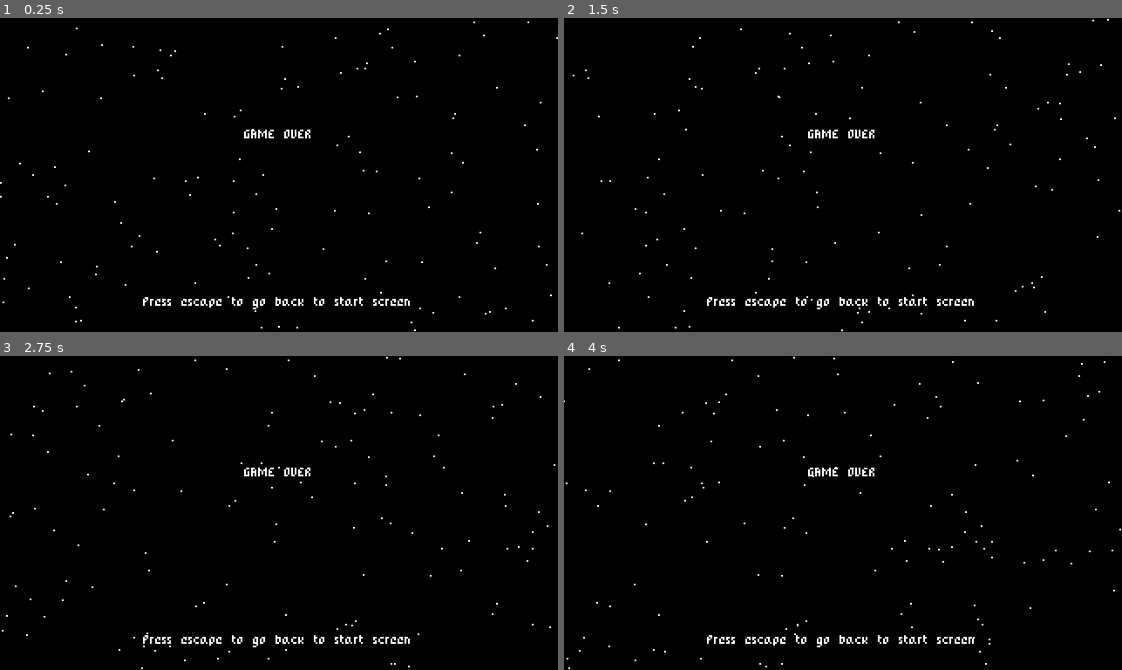
Above: before the commit, frames 1-4 (two rows, left to right).
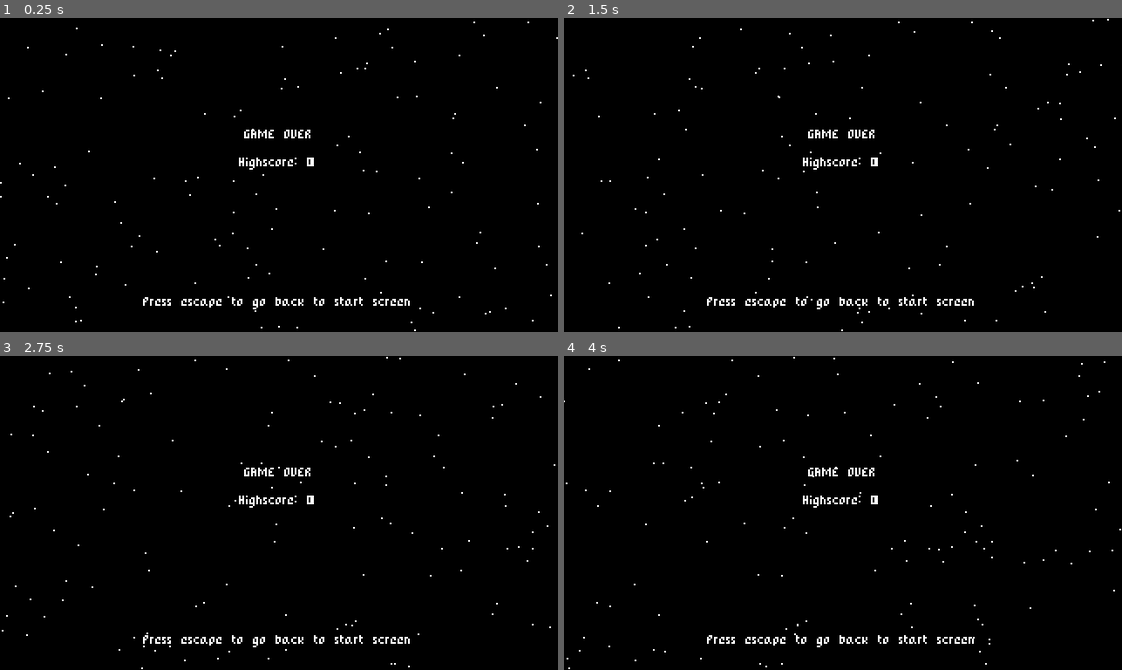
Above: after the commit, the same moments.

Repository: jonaskinnvall/space-shooter-godot-4
Game: Godot game, scene res://game_over_screen.tscn
Two runs of this game, one before a commit and one after it. Both use one fixed random seed, a clock stepped at 60 frames per second and the inputs below. This scene is started directly instead of the project's main scene.
Inputs:
- Up to frame 1 (0.25 s): no input
- Up to frame 2 (1.5 s): tap Enter (ui_accept) at 0.5, 0.77 s; hold Up (ui_up) 0.53-1.28 s; hold Down (ui_down) from 1.28 s (still down)
- Up to frame 3 (2.75 s): tap Enter (ui_accept) at 1.52 s; release Down (ui_down) at 2.03 s; hold Up (ui_up) from 2.03 s (still down)
- Up to frame 4 (4 s): tap Enter (ui_accept) at 3.02, 3.77 s; release Up (ui_up) at 3.53 s; hold Down (ui_down) from 3.53 s (still down)

The runs differ from the first frame. In frame 1, 0.2% of the frame differs, in the area x 42-57%, y 44-49%; in frame 2, 0.2%; in frame 3, 0.2%; in frame 4, 0.2%.

Commit message:
fix: update game_over_screen to display highscore

Diff:
--- a/game_over_screen.gd
+++ b/game_over_screen.gd
@@ -1,4 +1,13 @@
 extends ColorRect
+
+@onready var highscore_label = $HighscoreLabel
+
+
+func _ready():
+	var highscore = SaveLoad.load_score()
+	if highscore == null: return
+
+	highscore_label.text = "Highscore: " + str(highscore)
 
 
 func _process(delta):
--- a/game_over_screen.tscn
+++ b/game_over_screen.tscn
@@ -13,7 +13,7 @@
 color = Color(0, 0, 0, 1)
 script = ExtResource("1_710ro")
 
-[node name="Label" type="Label" parent="."]
+[node name="GameOverLabel" type="Label" parent="."]
 layout_mode = 0
 offset_left = 128.0
 offset_top = 64.0
@@ -24,7 +24,17 @@
 horizontal_alignment = 1
 uppercase = true
 
-[node name="Label2" type="Label" parent="."]
+[node name="HighscoreLabel" type="Label" parent="."]
+layout_mode = 0
+offset_left = 64.0
+offset_top = 80.0
+offset_right = 256.0
+offset_bottom = 89.0
+text = "Highscore: 0"
+label_settings = ExtResource("1_rtoyv")
+horizontal_alignment = 1
+
+[node name="EscapeLabel" type="Label" parent="."]
 layout_mode = 0
 offset_left = 64.0
 offset_top = 160.0
